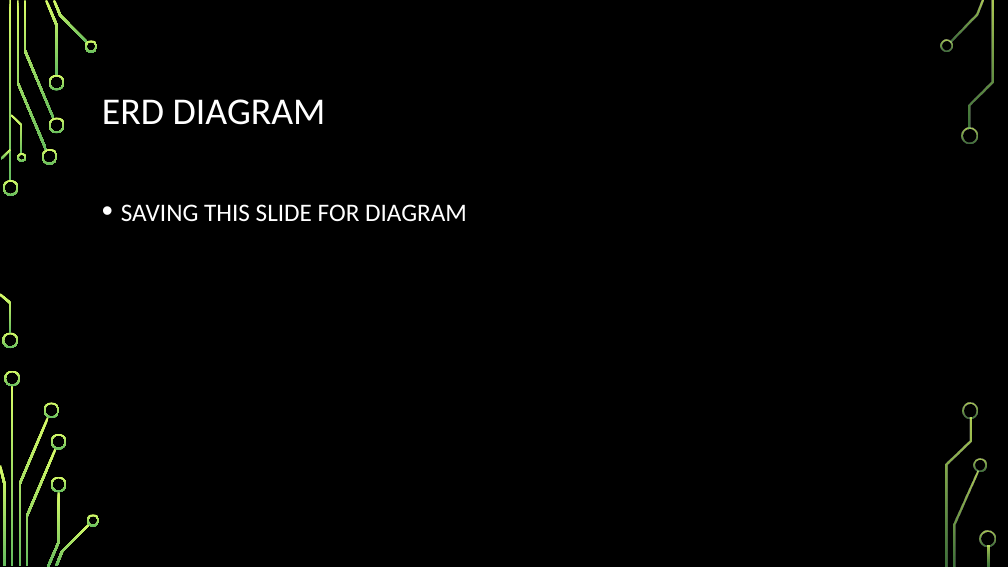
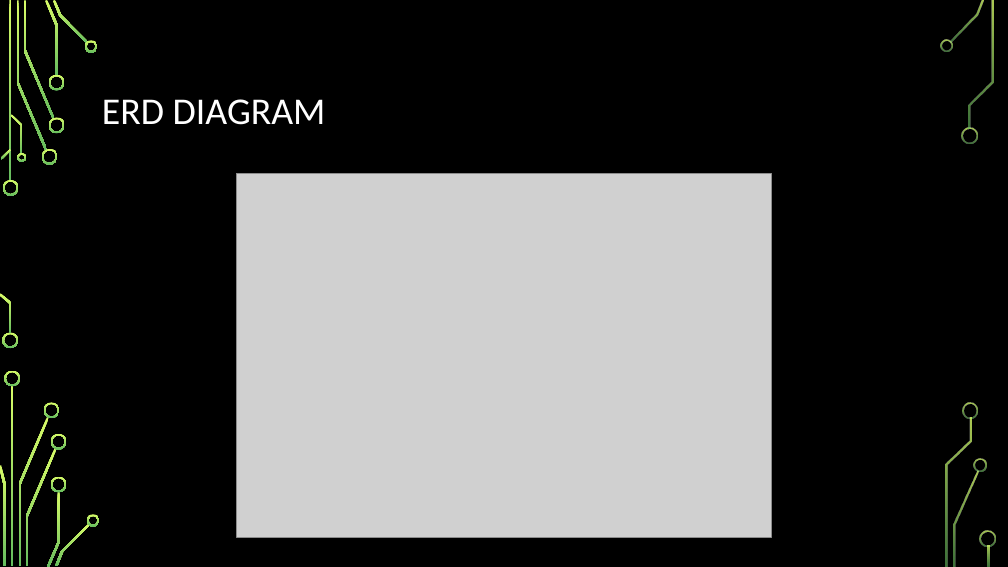
Before and after one commit to jclawson0602/Group_1_Project_3, a slide deck: slide 8 of Group 1 Project 3 DRAFT.pptx (slide 5 before the commit). Drawn at 1008x567 pixels with LibreOffice and Linux fonts; fonts in the diff are those of the drawing; grey boxes stand for pictures; background and template pictures are left out. Boxes give left, top, right and bottom in pixels: in the first picture for what was removed or moved away, otherwise in the second. Text is boxed around its words. In the diff, an @@ line names an element or a change of style, - is before the commit and + after.

```diff
--- a/Group 1 Project 3 DRAFT.pptx
+++ b/Group 1 Project 3 DRAFT.pptx
@@ picture added at box(237, 173, 772, 537) @@
@@ text removed at box(121, 204, 467, 221) @@
-• SAVING THIS SLIDE FOR DIAGRAM
```
Also in this commit, not shown: 4 other slides changed, 7 slides added, 3 slides removed.
